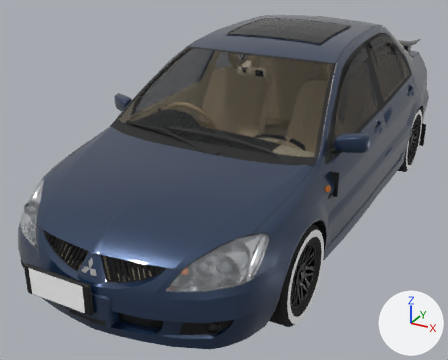
An edit to the glTF model public/models/lancer.glb, drawn before and after from the same camera.
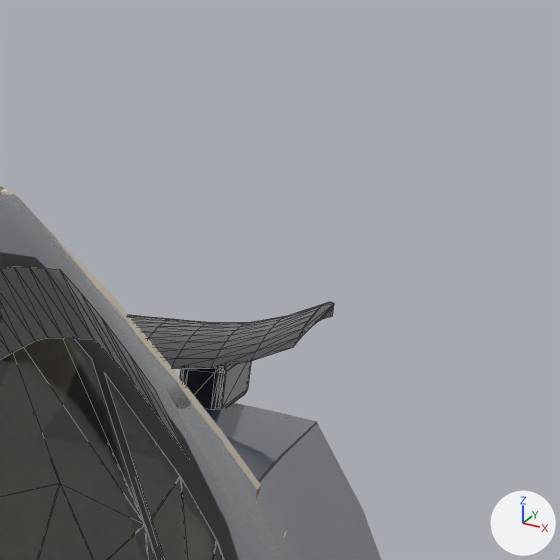
Each version is shown whole from a camera (50 mm lens) standing at (1.88, -4.17, 2.23) and looking at (-0.24, -0.32, 0.3), then close up on the part from 85% to 100% of the width and 1% to 19% of the height. The lights are fixed; the arrows at lower right show +X, +Y and +Z. The first two pictures are the older version. The close-ups show mesh edges as thin lines. Where no turn or scale is listed for an object, it has been applied to the vertices. Vertices at exactly the same position are counted once.

Before the edit, the objects in view are built like this:
```python
me_glass_side_rl = bpy.data.meshes.new('Glass_Side_RL')
me_glass_side_rl.from_pydata(...)  # 48 vertices, 48 faces; spans x 0.581..0.763, y 0.33..1.185, z 0.895..1.286
me_glass_side_rl.materials.append(mat_glasstint)  # black #05080a
me_interior = bpy.data.meshes.new('Interior')
me_interior.from_pydata(...)  # 11173 vertices, 17316 faces; spans x -0.77..0.77, y -2.17..2.23, z 0.24..1.38
# faces by material slot: [11075, 801, 4794, 284, 60, 302]
me_interior.materials.append(mat_interiortrim)  # beige #cfc2a8
me_interior.materials.append(mat_interiordark)  # black #2a2a2a
me_interior.materials.append(mat_leather)  # beige #cdb99a
me_interior.materials.append(mat_headliner)  # pale yellow #ddd3c0
me_interior.materials.append(mat_carpet)  # brown #3a332a
me_interior.materials.append(mat_chrome)  # white #e6e6e6
me_spoiler = bpy.data.meshes.new('Spoiler')
me_spoiler.from_pydata(...)  # 913 vertices, 1814 faces; spans x -0.6..0.6, y 2.0..2.19, z 0.932..1.046
me_spoiler.materials.append(mat_blackgloss)  # black #060606
ob_glass_side_rl = bpy.data.objects.new('Glass_Side_RL', me_glass_side_rl)
ob_glass_side_rl.location = (0.0, 0.0, 0.0)
ob_interior = bpy.data.objects.new('Interior', me_interior)
ob_interior.location = (0.0, 0.0, 0.0)
ob_spoiler = bpy.data.objects.new('Spoiler', me_spoiler)
ob_spoiler.location = (0.0, 0.0, 0.0)
# also in view: 'Trim_Black' at (0.0, 0.0, 0.78); 'Visor_L' at (0.68, 0.23, 1.15); 'Body' at (0.0, 0.02, 0.78)
```
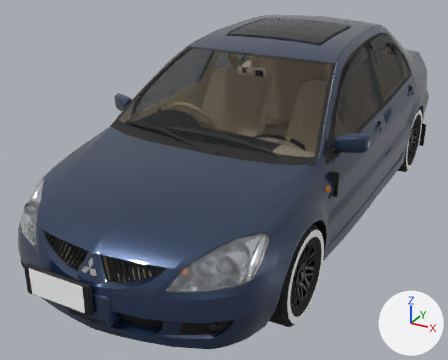
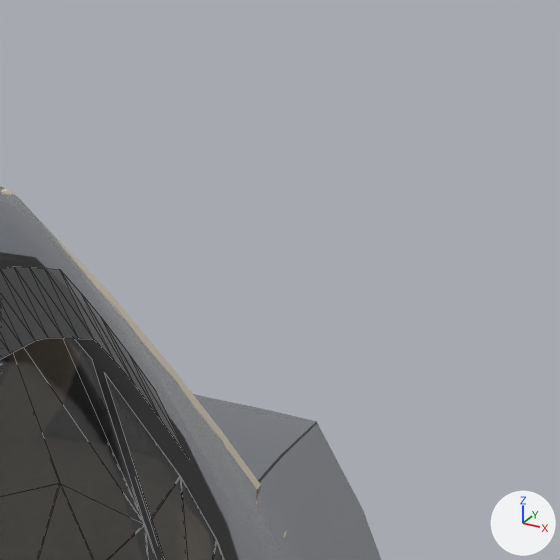
Diff of the bpy script that builds the scene:
```diff
--- a/public/models/lancer.glb.py
+++ b/public/models/lancer.glb.py
@@ me_spoiler @@
 # used by ob_spoiler; location = (0.0, 0.0, 0.0)
-me_spoiler.from_pydata(...)  # 913 vertices, 1814 faces; spans x -0.6..0.6, y 2.0..2.19, z 0.932..1.046
-me_spoiler.materials.append(mat_blackgloss)  # black #060606
+me_spoiler.from_pydata(...)  # 528 vertices, 1052 faces; spans x -0.38..0.38, y 1.93..2.134, z 0.959..1.037
+# me_spoiler part 1: the loose piece of 609 vertices spanning x -0.6..0.6, y 2.0..2.19, z 0.986..1.046 is rebuilt with 528 vertices and now spans x -0.38..0.38, y 1.93..2.134, z 0.959..1.037, in mat_paint (dark blue #1d3658)
+# me_spoiler part 2: the loose piece of 152 vertices spanning x 0.475..0.525, y 2.02..2.16, z 0.932..0.992 is deleted
+# other edits to the shape of me_spoiler do not show in these pictures
+me_spoiler.materials.append(mat_paint)  # dark blue #1d3658
```

Changed parts and their boxes [x1, y1, x2, y2] in the close-ups (560 x 560 px):
'Spoiler', reshaped (not visible afterwards): before [129, 302, 334, 409]
part 1 of me_spoiler, rebuilt (not visible afterwards): before [129, 302, 334, 368]
part 2 of me_spoiler, deleted: before [180, 361, 251, 409]
